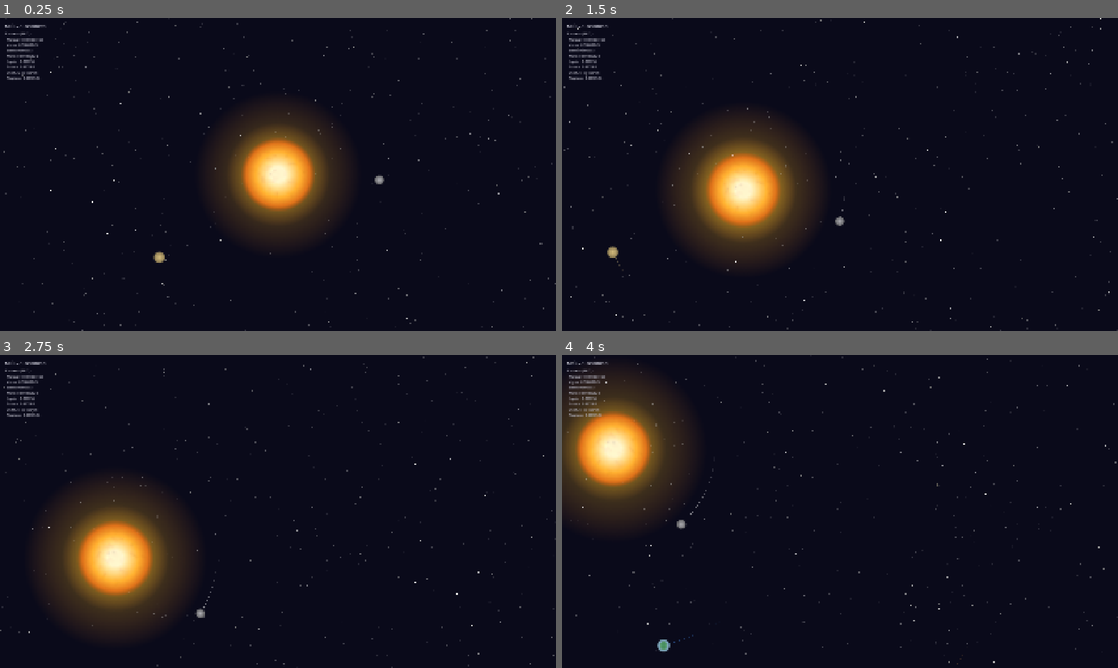
Above: before the commit, frames 1-4 (two rows, left to right).
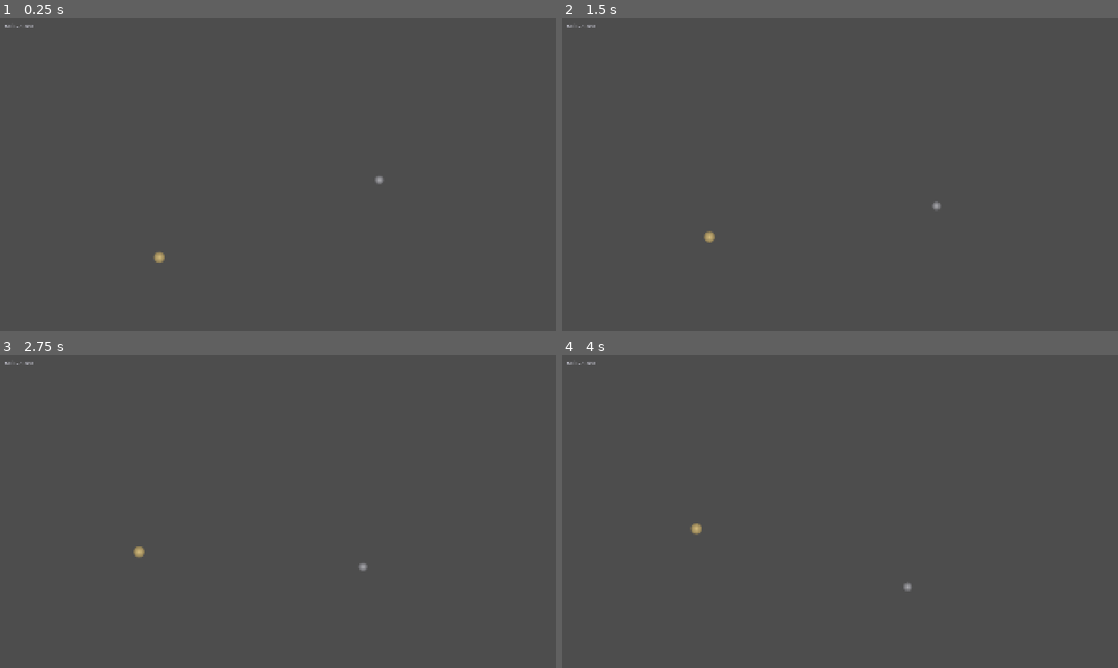
Above: after the commit, the same moments.

Repository: avantgardian/godot-space-idle
Game: Godot game, scene res://scenes/main.tscn
Two runs of this game, one before a commit and one after it. Both use one fixed random seed, a clock stepped at 60 frames per second and the inputs below.
Inputs (mouse positions are in pixels of both pictures, inside the frame that each line leads up to):
- Up to frame 1 (0.25 s): no input
- Up to frame 2 (1.5 s): tap Enter at 0.5 s; move the mouse to (962, 158) at 0.52 s; hold Right (ui_right) 0.53-1.25 s; tap L at 0.6 s; click (962, 158) at 0.67 s; drag from (728, 190) to (812, 237) at 1.27 s
- Up to frame 3 (2.75 s): move the mouse to (333, 442) at 2.02 s; hold Right (ui_right) from 2.03 s (still down); tap L at 2.1 s
- Up to frame 4 (4 s): release Right (ui_right) at 2.75 s; drag from (812, 574) to (673, 464) at 2.77 s; move the mouse to (1006, 558) at 3.52 s; hold Left (ui_left) from 3.53 s (still down); tap L at 3.6 s

The runs differ from the first frame. In frame 1, 100% of the frame differs, in the area x 0-100%, y 0-100%; in frame 2, 100%; in frame 3, 100%; in frame 4, 100%.
Error after the commit: Parse Error: Cannot infer the type of "m" variable because the value doesn't have a set type. (res://scripts/main.gd:335)

Commit message:
feat: show mass gain percentage per planet in UI

Diff:
--- a/scripts/main.gd
+++ b/scripts/main.gd
@@ -62,6 +62,7 @@
 	for p in _planet_data:
 		p.node.collided_with_sun.connect(_on_planet_collided.bind(p))
 		_create_orbit_line(p.orbit_name, p.node, p.color0, p.color1)
+		p.initial_mass = p.node.mass
 	_setup_planet_mass_ui()
 
 func _setup_planet_mass_ui():
@@ -330,7 +331,13 @@
 		_mass_label.text = "M☉ = %.7f" % sun_mass
 		var planet_names := ["Mercury", "Venus", "Earth", "Mars", "Jupiter", "Saturn", "Uranus", "Neptune"]
 		for i in _planet_data.size():
-			_planet_mass_labels[i].text = "  %s: %s" % [planet_names[i], str(_planet_data[i].node.mass)]
+			var p := _planet_data[i]
+			var m := p.node.mass
+			var pct: float = (m - p.initial_mass) / p.initial_mass * 100.0
+			var change := ""
+			if pct > 0.001:
+				change = " +%.1f%% ↑" % pct
+			_planet_mass_labels[i].text = "  %s: %s%s" % [planet_names[i], str(m), change]
 
 	var camera := $Camera2D as Camera2D
 	var cur_zoom: float = camera.zoom.x
